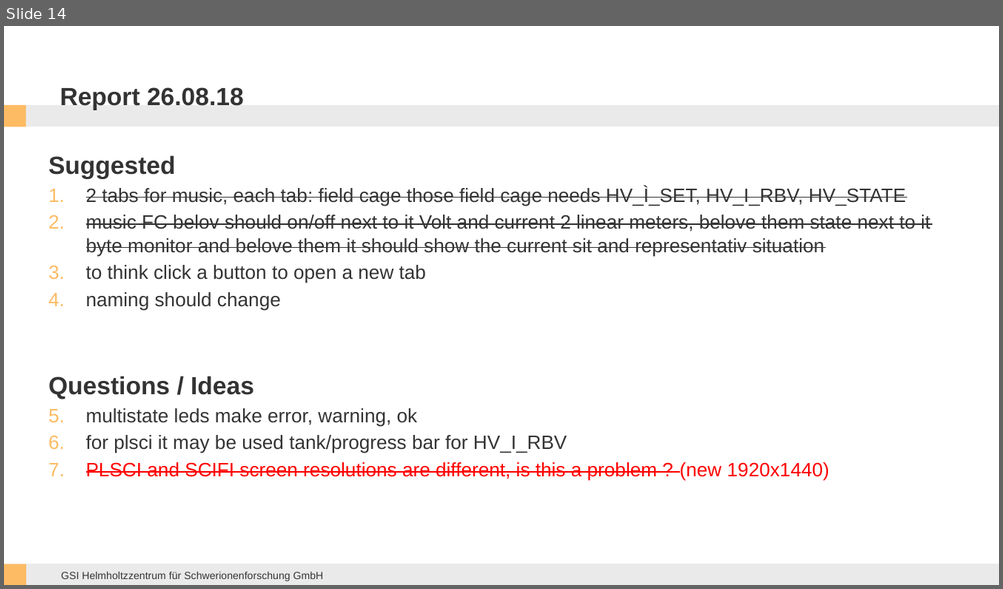
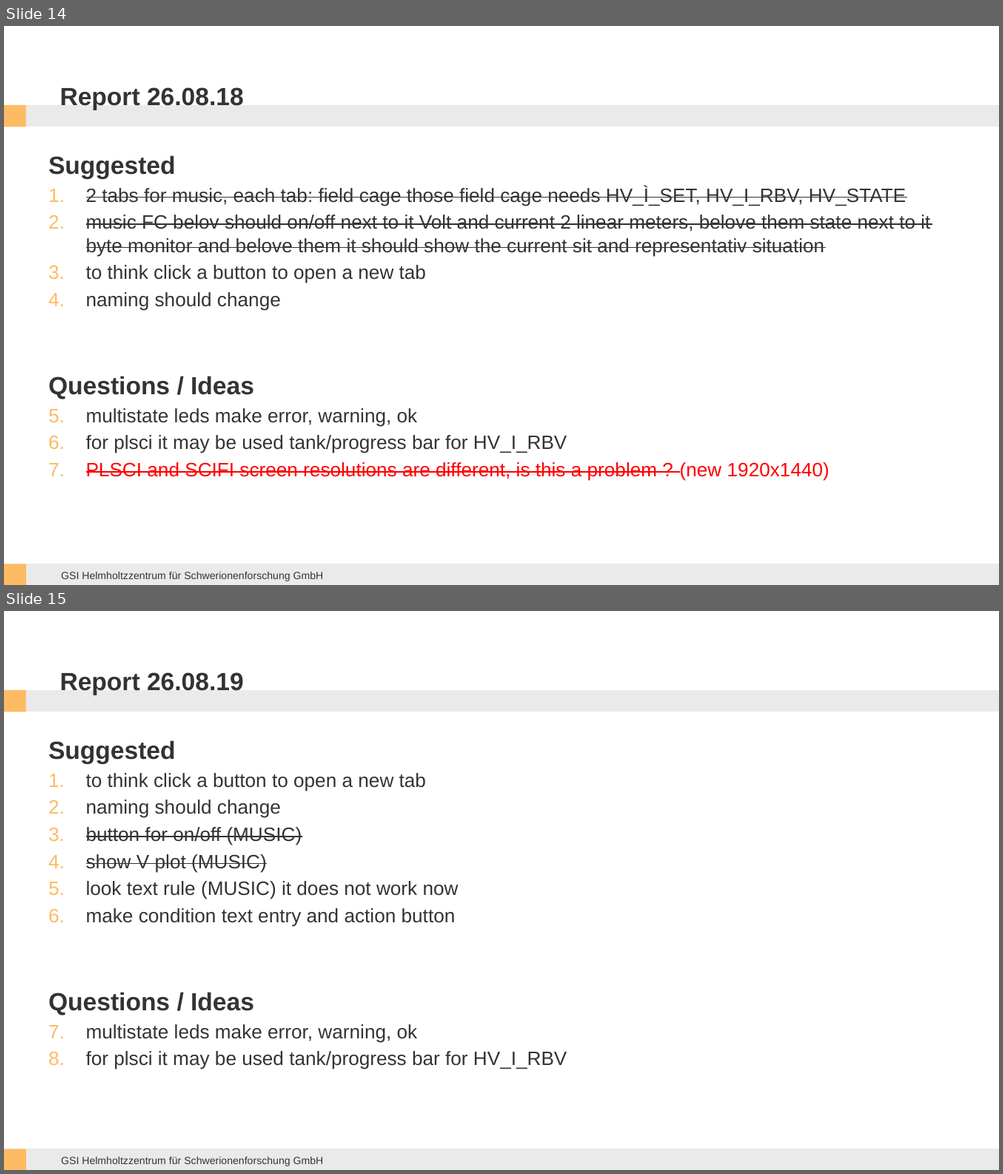
Before and after one commit to ikeshel/sfrs-dcs-epics, a slide deck: CSS_examples/Documentation && Report/CSS works.pptx. Shown one above the other, each under a label of ours: slide 14 before the commit, slides 14 and 15 after it. The pictures are 1003x589 and 1003x1174 pixels, drawn with LibreOffice and Linux fonts; fonts in the diff are those of the drawing; background and template pictures are left out. Boxes give left, top, right and bottom in pixels: in the first picture for what was removed or moved away, otherwise in the second. Text is boxed around its words. In the diff, an @@ line names an element or a change of style, - is before the commit and + after.

Commit message:
MUSIC updated

```diff
--- a/CSS_examples/Documentation && Report/CSS works.pptx
+++ b/CSS_examples/Documentation && Report/CSS works.pptx
@@ slide 15 added at (4,611,999,1170), background #FFFFFF; not listed: 5 template elements that a slide beside it also shows @@
@@ title added at (60,672,244,695), 18 pt, text #333333, bold @@
+Report 26.08.19
@@ text added at (48,741,566,1070), 14 pt, text #333333 @@
+Suggested
+1. to think click a button to open a new tab
+2. naming should change
+3. button for on/off (MUSIC)
+4. show V plot (MUSIC)
+5. look text rule (MUSIC) it does not work now
+6. make condition text entry and action button
+Questions / Ideas
+1. multistate leds make error, warning, ok
+2. for plsci it may be used tank/progress bar for HV_I_RBV
```
Also in this commit, not shown: 2 other slides added, 12 other files.
